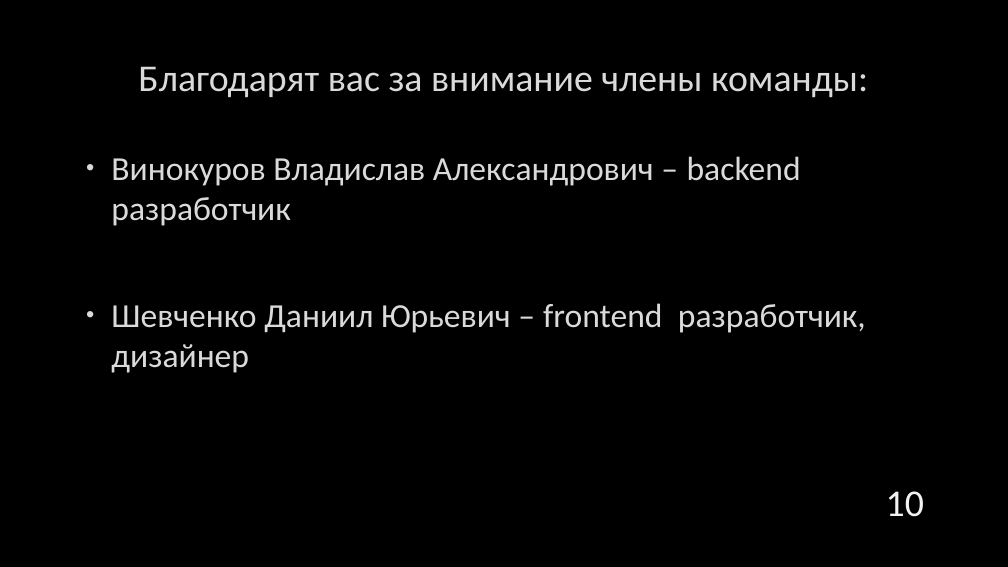
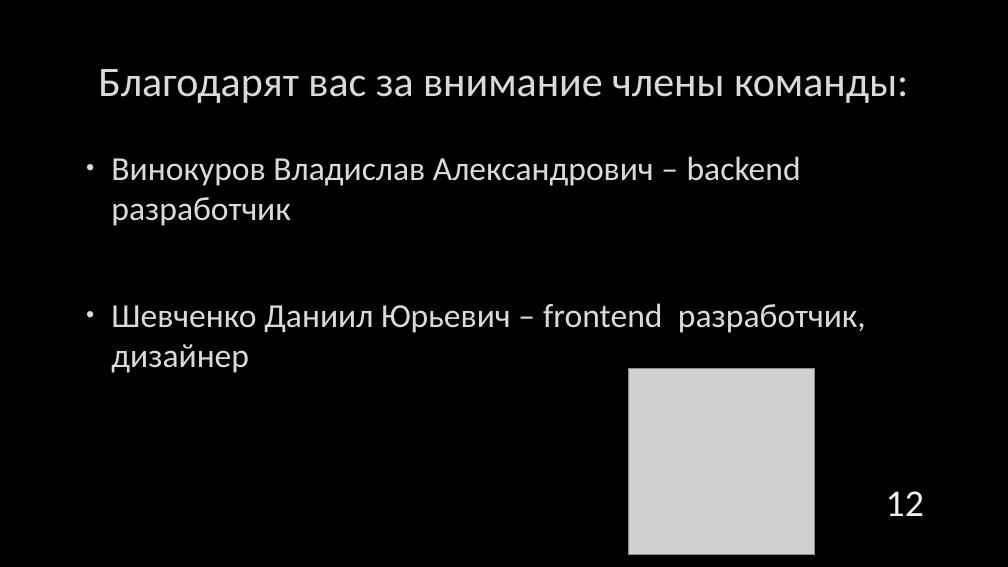
Before and after one commit to drklbri/CardTrader, a slide deck: slide 12 of Documents/prezentation.pptx (slide 10 before the commit). Drawn at 1008x567 pixels with LibreOffice and Linux fonts; fonts in the diff are those of the drawing; grey boxes stand for pictures; background and template pictures are left out. Boxes give left, top, right and bottom in pixels: in the first picture for what was removed or moved away, otherwise in the second. Text is boxed around its words. In the diff, an @@ line names an element or a change of style, - is before the commit and + after.

```diff
--- a/Documents/prezentation.pptx
+++ b/Documents/prezentation.pptx
@@ title "Благодарят вас за внимание члены ...": place and size @@
-title "Благодарят вас за внимание члены ..." at box(138, 66, 868, 98)
+title "Благодарят вас за внимание члены ..." at box(98, 69, 908, 103)
@@ title "Благодарят вас за внимание члены ..." at box(98, 69, 908, 103): size 36 to 40 pt @@
@@ picture added at box(628, 368, 815, 555) @@
@@ page number at box(886, 491, 924, 516): text changed @@
-10
+12
```
Also in this commit, not shown: 6 other slides changed, 3 slides added, 1 slide removed, 13 other files.
